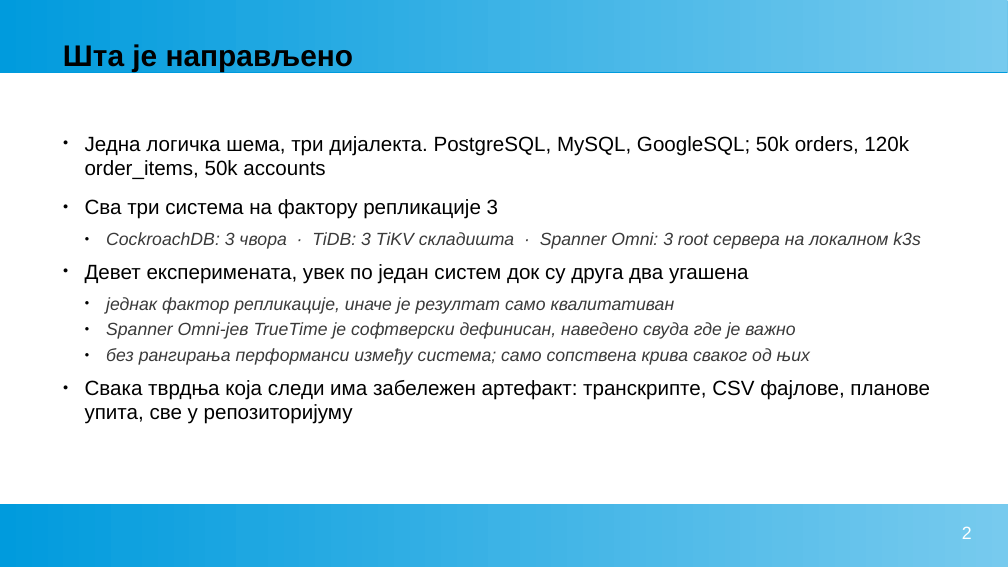
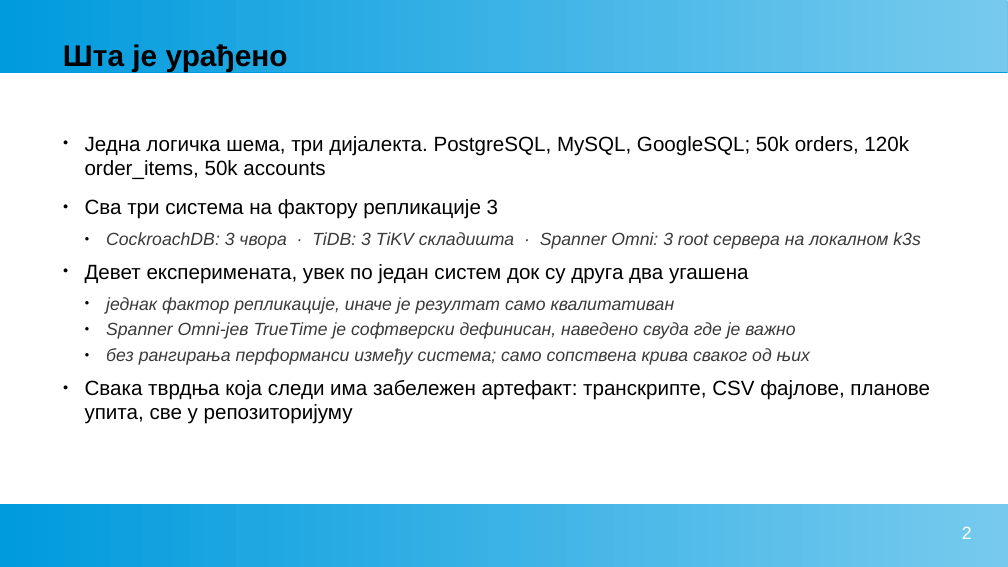
Before and after one commit to AleksaMilojkovic17252/db-seminar-3, a slide deck: slide 2 of seminar3_bolji.odp. Drawn at 1008x567 pixels with LibreOffice and Linux fonts; fonts in the diff are those of the drawing. Boxes give left, top, right and bottom in pixels: in the first picture for what was removed or moved away, otherwise in the second. Text is boxed around its words. In the diff, an @@ line names an element or a change of style, - is before the commit and + after.

Commit message:
final

```diff
--- a/seminar3_bolji.odp
+++ b/seminar3_bolji.odp
@@ text at (63, 44, 288, 72): text changed @@
-Шта је направљено
+Шта је урађено
```
Also in this commit, not shown: 1 other slide changed, 2 slides added, 1 slide removed.
